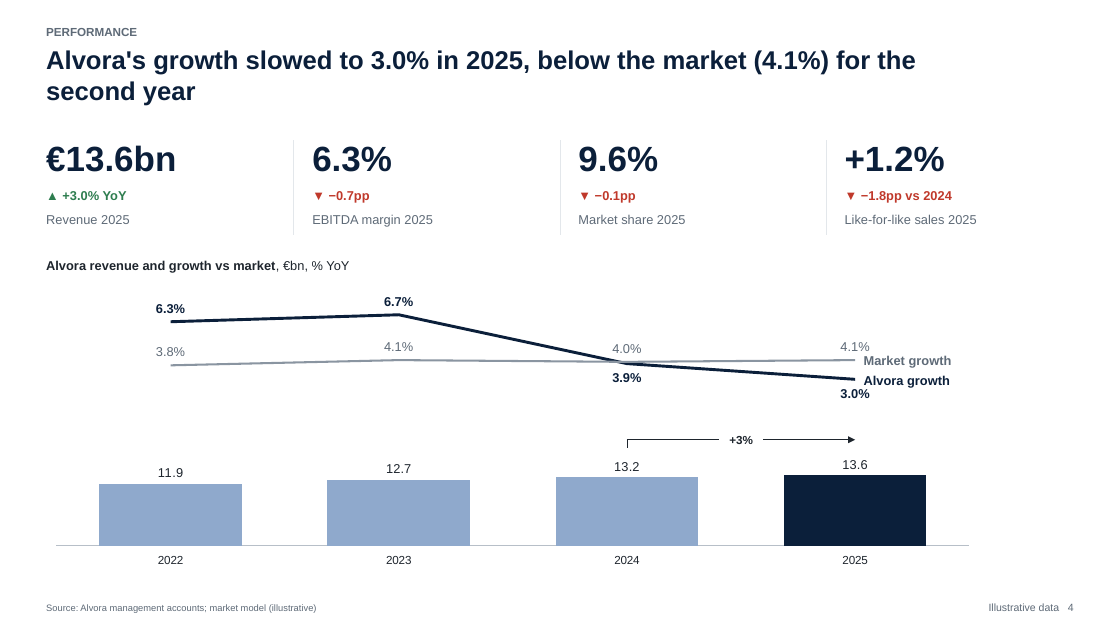
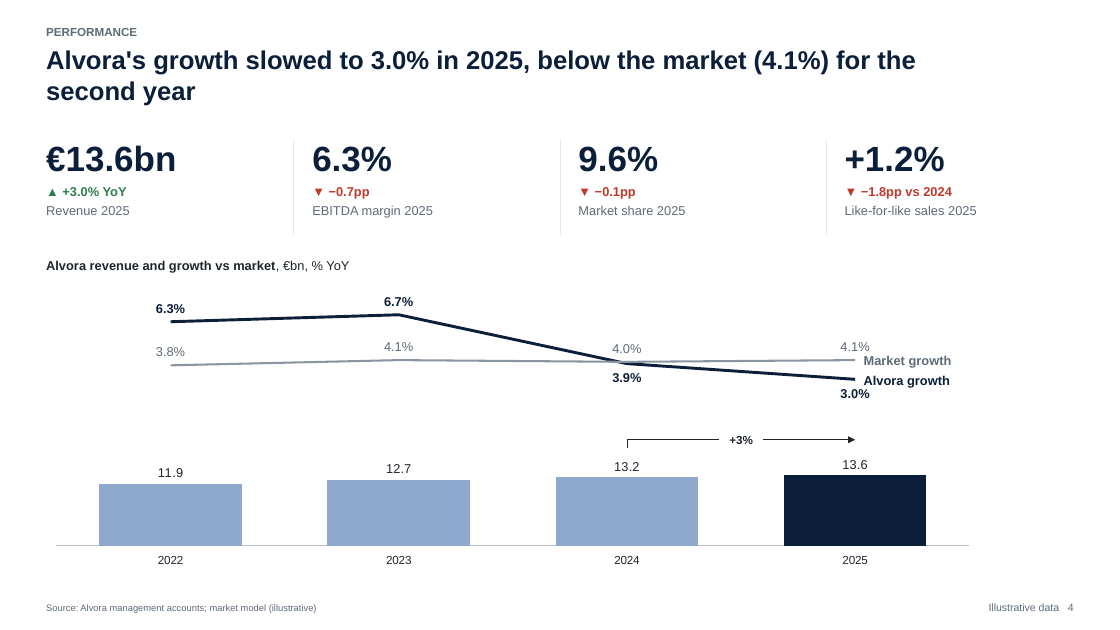
Before and after one commit to diegonievesdesantos-oss/MBBslides, a slide deck: slide 4 of examples/alvora/output/1_draft/deck.pptx. Drawn at 1120x630 pixels with LibreOffice and Linux fonts; fonts in the diff are those of the drawing. Boxes give left, top, right and bottom in pixels: in the first picture for what was removed or moved away, otherwise in the second. Text is boxed around its words. In the diff, an @@ line names an element or a change of style, - is before the commit and + after.

```diff
--- a/examples/alvora/output/1_draft/deck.pptx
+++ b/examples/alvora/output/1_draft/deck.pptx
@@ 4 texts: place and size @@
-4 texts at (46,214,977,227)
+4 texts at (46,205,977,218)
@@ 4 texts: place and size @@
-4 texts at (62,191,952,203)
+4 texts at (62,187,952,199)
```
Also in this commit, not shown: 1 other slide changed, 54 other files.
